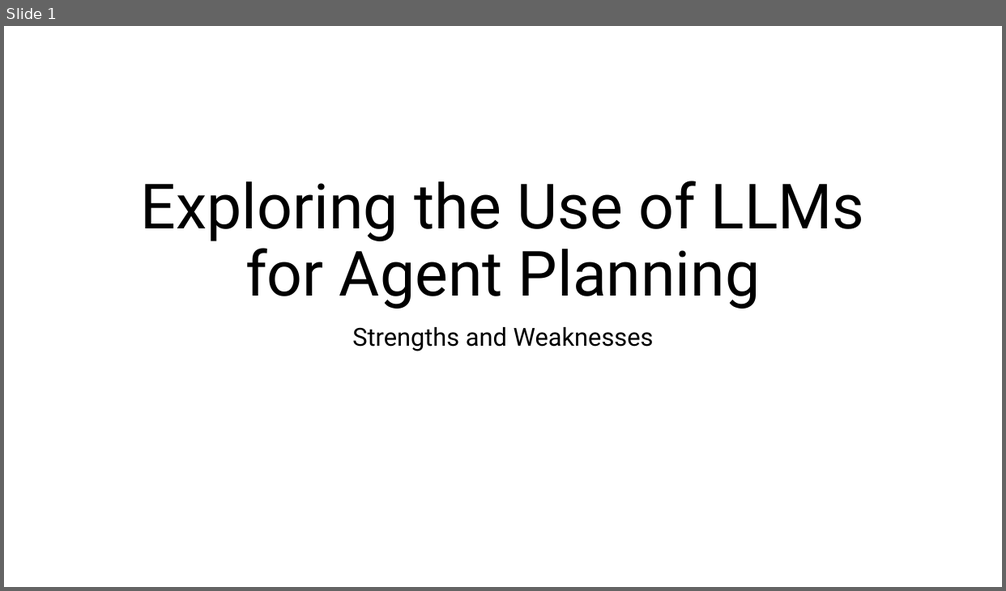
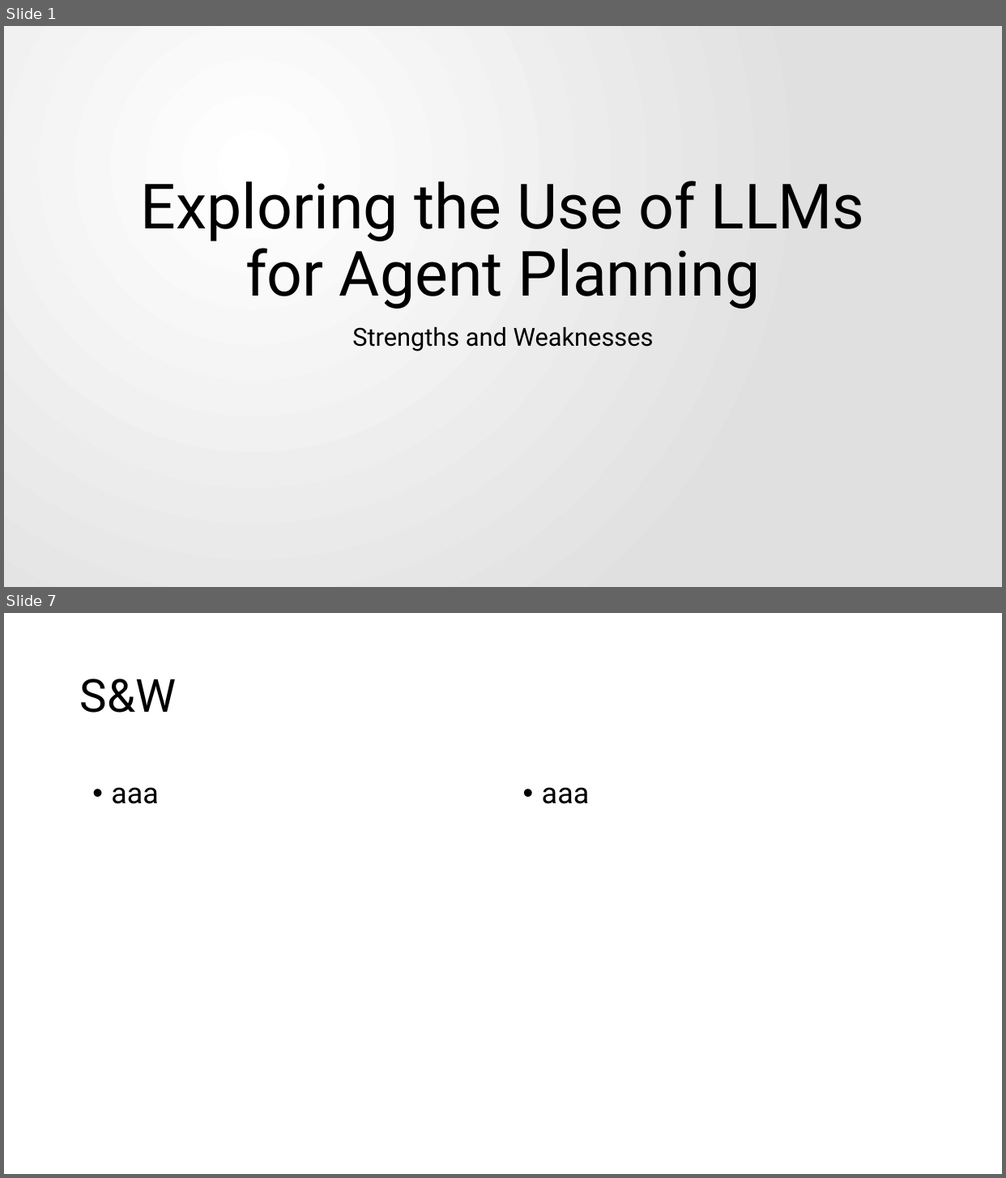
Before and after one commit to davidemodolo/master_thesis, a slide deck: presentation/Exploring the Use of LLMs for Agent Planning.pptx. Shown one above the other, each under a label of ours: slide 1 before the commit, slides 1 and 7 after it; the slides between them are not shown. The pictures are 1006x591 and 1006x1178 pixels, drawn with LibreOffice and Linux fonts; fonts in the diff are those of the drawing. Boxes give left, top, right and bottom in pixels: in the first picture for what was removed or moved away, otherwise in the second. Text is boxed around its words. In the diff, an @@ line names an element or a change of style, - is before the commit and + after.

```diff
--- a/presentation/Exploring the Use of LLMs for Agent Planning.pptx
+++ b/presentation/Exploring the Use of LLMs for Agent Planning.pptx
@@ slide 7 added at (4,613,1002,1174), background #FFFFFF @@
@@ title added at (80,679,177,713), 44 pt, text #000000 @@
+S&W
@@ text added at (111,787,159,804), 28 pt, text #000000 @@
+• aaa
@@ text added at (542,787,590,804), 28 pt, text #000000 @@
+• aaa
@@ slide 1 changed as well @@
@@ background #FFFFFF to gradient #FFFFFF to #E1E1E1 @@
```
Also in this commit, not shown: 5 other slides added, 3 other files.
